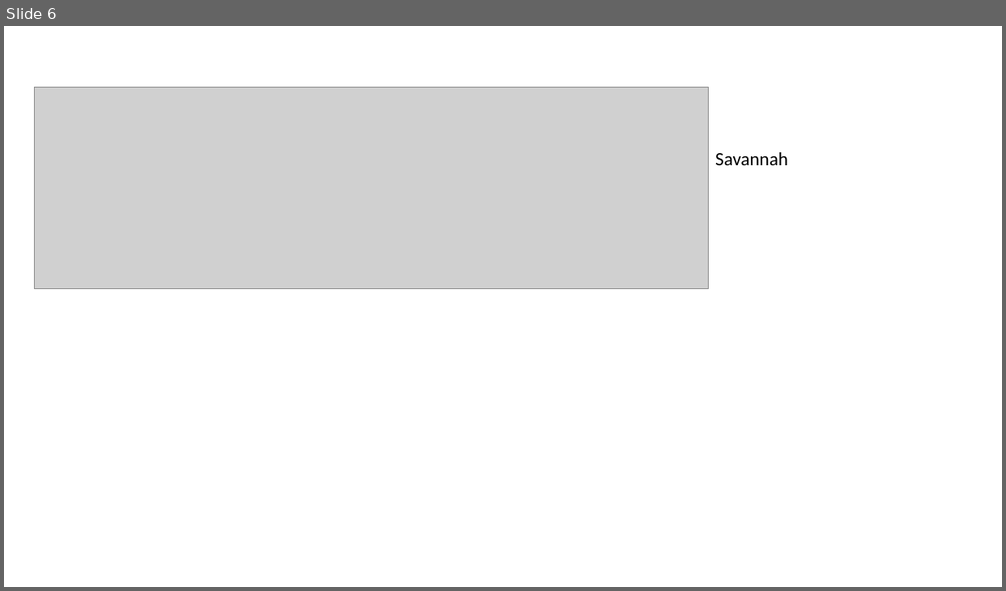
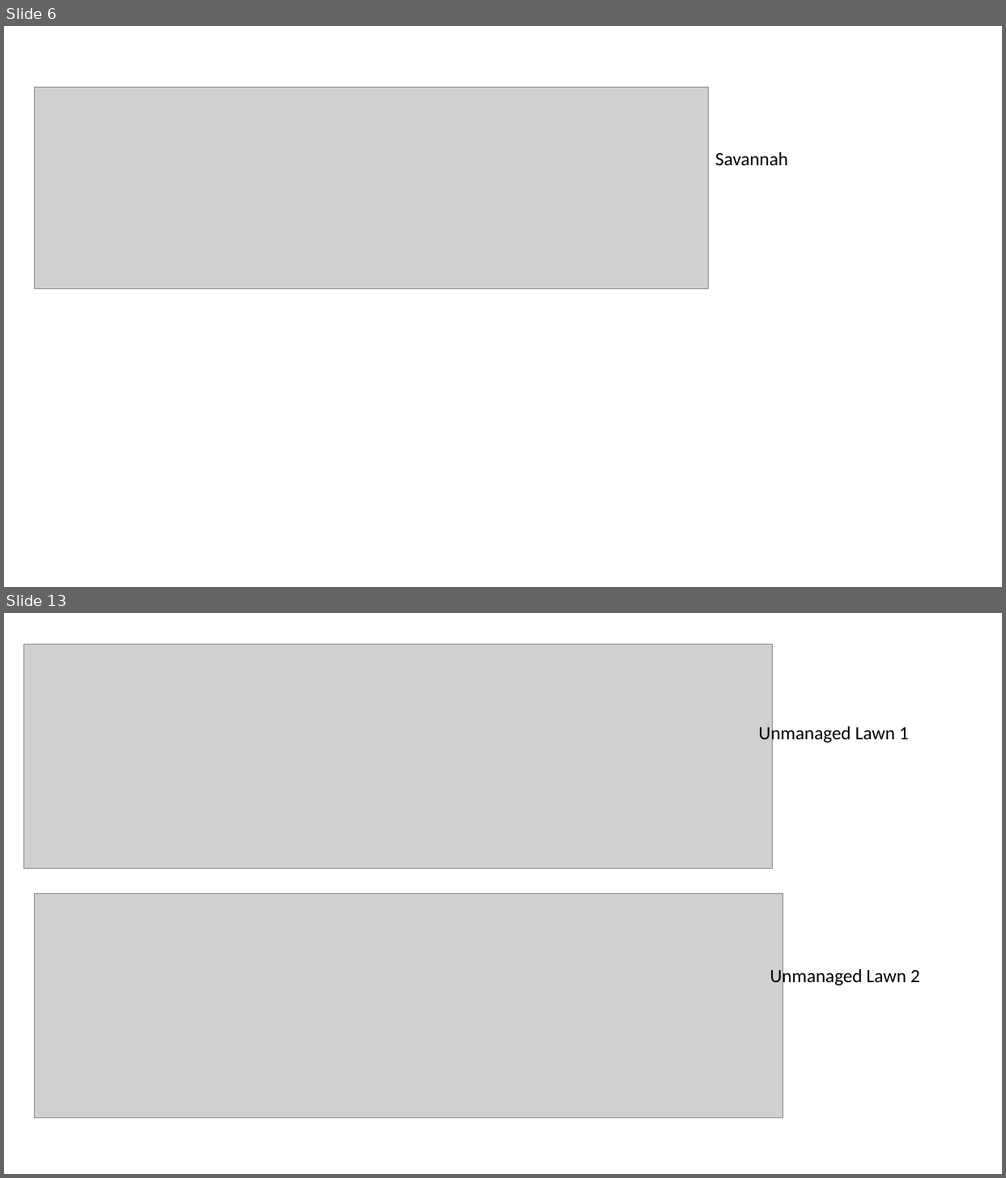
Before and after one commit to rosehanuy/soil-flux-nybg, a slide deck: Chamber_Temp_Plots.pptx. Shown one above the other, each under a label of ours: slide 6 before the commit, slides 6 and 13 after it; the slides between them are not shown. The pictures are 1006x591 and 1006x1178 pixels, drawn with LibreOffice and Linux fonts; fonts in the diff are those of the drawing; grey boxes stand for pictures. Boxes give left, top, right and bottom in pixels: in the first picture for what was removed or moved away, otherwise in the second. Text is boxed around its words. In the diff, an @@ line names an element or a change of style, - is before the commit and + after.

```diff
--- a/Chamber_Temp_Plots.pptx
+++ b/Chamber_Temp_Plots.pptx
@@ slide 13 added at (4,613,1002,1174), background #FFFFFF @@
@@ picture added at (24,644,773,868) @@
@@ text added at (759,724,909,745), 18 pt, text #000000 @@
+Unmanaged Lawn 1
@@ picture added at (34,894,782,1118) @@
@@ text added at (770,966,920,987), 18 pt, text #000000 @@
+Unmanaged Lawn 2
```
Also in this commit, not shown: 1 slide changed, 10 other slides added, 2 other files.
